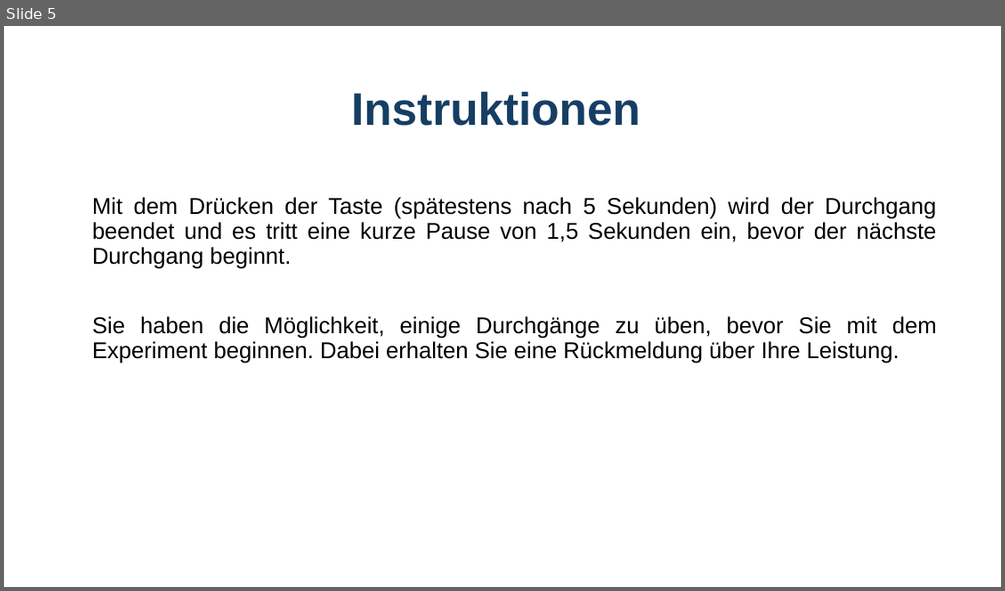
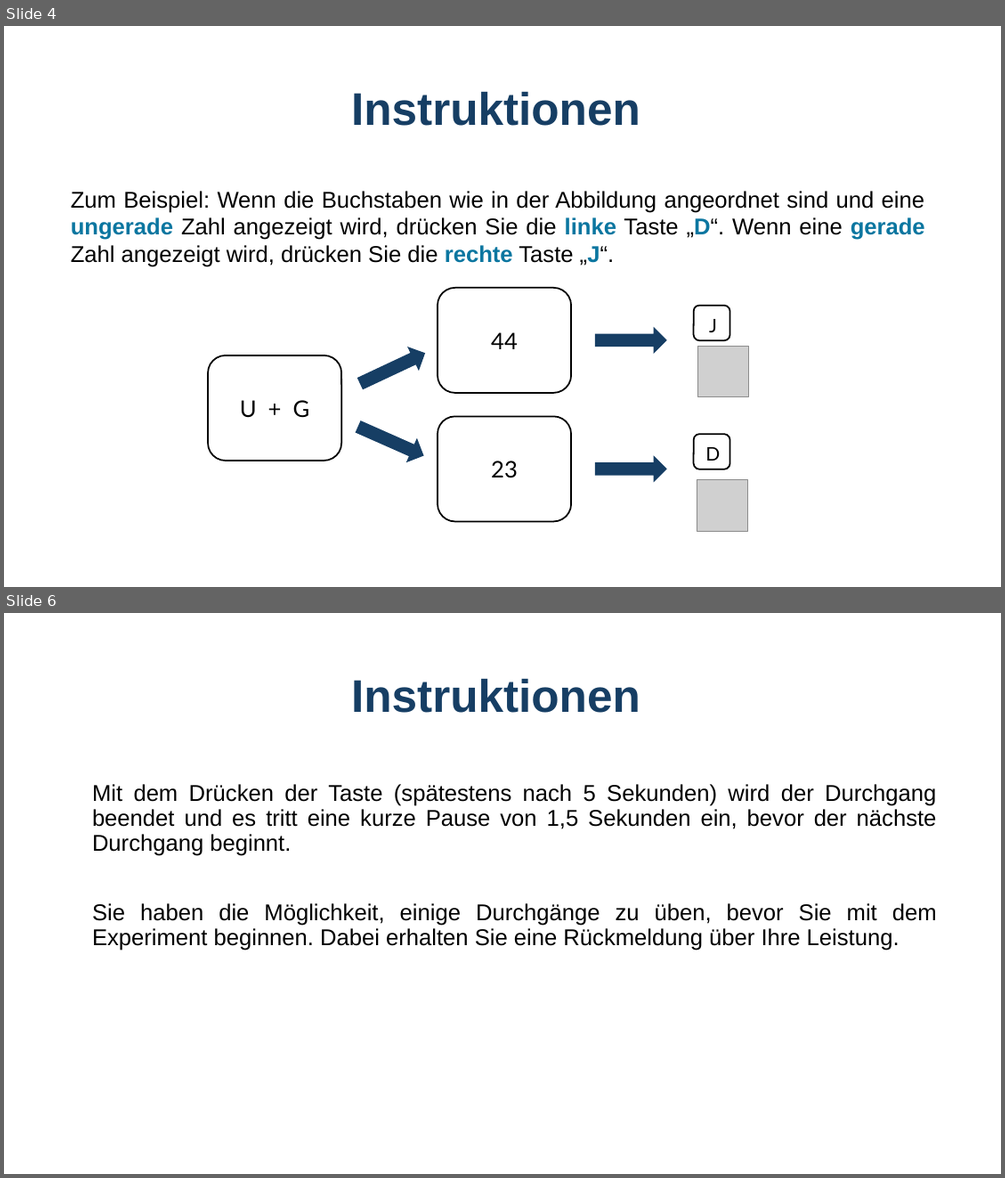
Before and after one commit to GidonFrischkorn/Ambizione-IndividualDifferencesStudy, a slide deck: tasks/29-digit-judgement-changing/instructions_digit_changeSR.pptx. Shown one above the other, each under a label of ours: slide 5 before the commit, slides 4 and 6 after it; the slides between them are not shown. The pictures are 1005x591 and 1005x1178 pixels, drawn with LibreOffice and Linux fonts; fonts in the diff are those of the drawing; grey boxes stand for pictures. Boxes give left, top, right and bottom in pixels: in the first picture for what was removed or moved away, otherwise in the second. Text is boxed around its words. In the diff, an @@ line names an element or a change of style, - is before the commit and + after.

```diff
--- a/tasks/29-digit-judgement-changing/instructions_digit_changeSR.pptx
+++ b/tasks/29-digit-judgement-changing/instructions_digit_changeSR.pptx
@@ slide 4 added at (4,26,1001,587), background #FFFFFF @@
@@ title added at (351,91,640,126), 44 pt, text #163E64, bold @@
+Instruktionen
@@ text added at (71,191,925,267), 22 pt, text #000000 @@
+Zum Beispiel: Wenn die Buchstaben wie in der Abbildung angeordnet sind und eine ungerade Zahl angezeigt wird, drücken Sie die linke Taste „D“. Wenn eine gerade Zahl angezeigt wird, drücken Sie die rechte Taste „J“.
@@ group added at (208,288,749,531): 5 rounded rectangles, 5 texts, 4 right arrows, 2 pictures @@
+U + G
+44
+23
+J
+D
@@ what was slide 5 is now slide 6 @@
```
Also in this commit, not shown: 3 slides changed, 11 other files.
